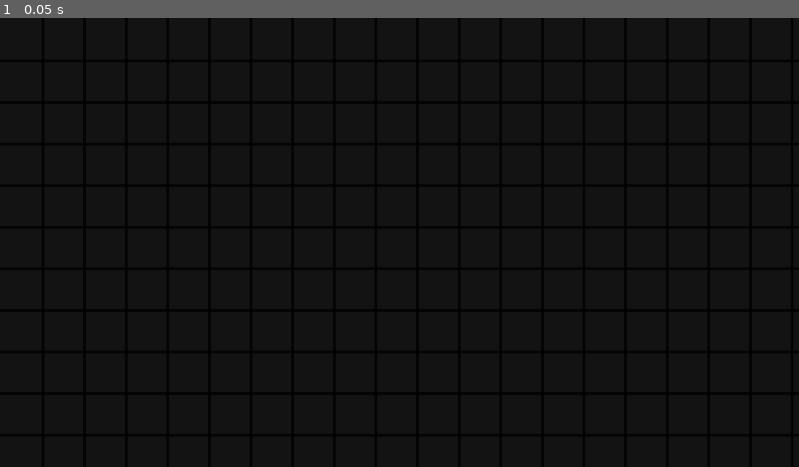
Above: before the commit, frame 1.
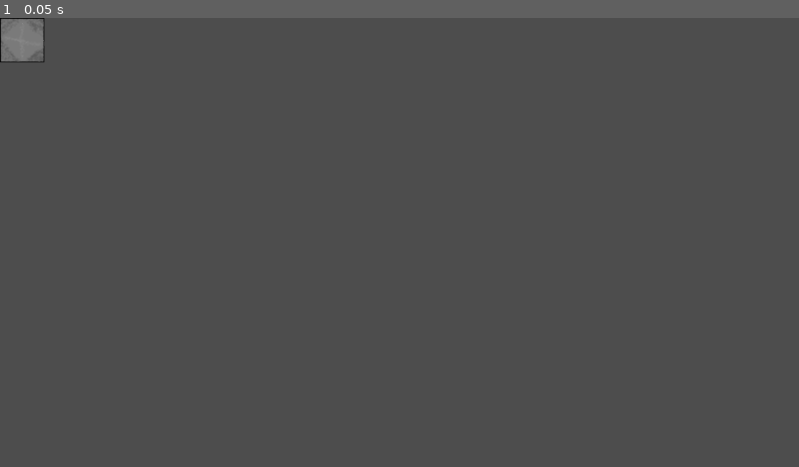
Above: after the commit, the same moment.

Repository: emrysshevek/gameganggame
Game: Godot game, scene res://scenes/grid_manager.tscn
Same seed, same stepped clock (60 frames per second), same inputs: the game is played once before the commit and once after it.
Inputs:
- Up to frame 1 (0.05 s): no input

The runs differ from the first frame. In frame 1, 100% of the frame differs, in the area x 0-100%, y 0-100%.
Error after the commit: Parse Error: Could not find type "player" in the current scope. (res://scenes/tile.gd:37)

Commit message:
basic card manager layout and functionality

Diff:
--- a/cards/card.gd
+++ b/cards/card.gd
@@ -11,6 +11,7 @@
 @export var cost: Dictionary[ValueManager.CreatureValue, int] = {}
 @export var description: String = "Placeholder Description"
 @export var deck: Deck = null
+@export var pile: Pile = null
 var is_faceup: bool = true
 
 @export var _backside: Node
@@ -73,5 +74,5 @@
 
 #region Signal Connections
 func _on_button_pressed() -> void:
-	flip()
+	request_discard.emit()
 #endregion
--- a/cards/card_manager.gd
+++ b/cards/card_manager.gd
@@ -2,7 +2,72 @@
 extends Control
 
 
+#region Properties
 @export var deck: Deck
 @export var draw_pile: Pile
 @export var discard_pile: Pile
 @export var hand_pile: Pile
+@export var player: Player
+
+@export var draw_marker: Control
+@export var hand_marker: Control
+@export var discard_marker: Control
+#endregion
+
+
+#region Built-ins
+func _ready() -> void:
+	draw_pile.area = Rect2(draw_marker.global_position, draw_marker.size)
+	hand_pile.area = Rect2(hand_marker.global_position, hand_marker.size)
+	discard_pile.area = Rect2(discard_marker.global_position, discard_marker.size)
+
+	draw_pile.emptied.connect(_on_draw_pile_emptied)
+	deck.card_added.connect(_on_deck_card_added)
+	for card in deck.cards:
+		card.request_discard.connect(_on_card_requested_discard)
+#endregion
+
+
+#region Public Methods
+func draw(_count:=0) -> void:
+	for i in _count:
+		var card := draw_pile.get_top_card()
+		hand_pile.add_card(card)
+
+
+func discard(_card: Card) -> void:
+	_card.pile.remove_card(_card)
+	discard_pile.add_card(_card)
+
+
+func return_discard() -> void:
+	discard_pile.shuffle()
+	for i in discard_pile.count:
+		var card := discard_pile.get_top_card()
+		draw_pile.add_card(card)
+
+
+func shuffle_draw() -> void:
+	draw_pile.shuffle()
+#endregion
+
+
+#region Signal Connections
+func _on_draw_pile_emptied() -> void:
+	return_discard()
+
+
+func _on_deck_card_added(_card) -> void:
+	draw_pile.add_card(_card, 0, true) # add and shuffle
+
+
+func _on_deck_card_removed(_card) -> void:
+	_card.pile.remove_card(_card)
+
+
+func _on_card_requested_discard(_card) -> void:
+	if _card.pile == hand_pile:
+		discard(_card)
+	if _card.pile == draw_pile:
+		draw()
+#endregion
--- a/cards/card_manager.tscn
+++ b/cards/card_manager.tscn
@@ -1,8 +1,9 @@
 [gd_scene format=3 uid="uid://duhdi243d2mpq"]
 
 [ext_resource type="Script" uid="uid://bfeck0s4jjehn" path="res://cards/card_manager.gd" id="1_de166"]
+[ext_resource type="PackedScene" uid="uid://b7371rgat236l" path="res://cards/Pile.tscn" id="2_vmpa3"]
 
-[node name="CardManager" type="Control" unique_id=810966713]
+[node name="CardManager" type="Control" unique_id=810966713 node_paths=PackedStringArray("draw_pile", "discard_pile", "hand_pile", "draw_marker", "hand_marker", "discard_marker")]
 layout_mode = 3
 anchors_preset = 15
 anchor_right = 1.0
@@ -10,8 +11,14 @@
 grow_horizontal = 2
 grow_vertical = 2
 script = ExtResource("1_de166")
+draw_pile = NodePath("DrawPile")
+discard_pile = NodePath("HandPile")
+hand_pile = NodePath("DiscardPile")
+draw_marker = NodePath("Layout/HBoxContainer/DrawArea/DrawMarker")
+hand_marker = NodePath("Layout/HBoxContainer/HandArea/HandMarker")
+discard_marker = NodePath("Layout/HBoxContainer/DiscardArea/DiscardMarker")
 
-[node name="MarginContainer" type="MarginContainer" parent="." unique_id=109818275]
+[node name="Layout" type="MarginContainer" parent="." unique_id=109818275]
 layout_mode = 1
 anchors_preset = 15
 anchor_right = 1.0
@@ -23,23 +30,23 @@
 theme_override_constants/margin_right = 20
 theme_override_constants/margin_bottom = 20
 
-[node name="HBoxContainer" type="HBoxContainer" parent="MarginContainer" unique_id=1366182083]
+[node name="HBoxContainer" type="HBoxContainer" parent="Layout" unique_id=1366182083]
 layout_mode = 2
 size_flags_vertical = 8
 
-[node name="spacer3" type="Control" parent="MarginContainer/HBoxContainer" unique_id=880297745]
+[node name="spacer3" type="Control" parent="Layout/HBoxContainer" unique_id=880297745]
 layout_mode = 2
 size_flags_horizontal = 3
 size_flags_vertical = 4
 
-[node name="DrawArea" type="ColorRect" parent="MarginContainer/HBoxContainer" unique_id=1331273431]
+[node name="DrawArea" type="ColorRect" parent="Layout/HBoxContainer" unique_id=1331273431]
 custom_minimum_size = Vector2(100, 150)
 layout_mode = 2
 size_flags_horizontal = 4
 size_flags_vertical = 4
 color = Color(0.8352941, 0.13333334, 0.29803923, 1)
 
-[node name="DrawMarker" type="Control" parent="MarginContainer/HBoxContainer/DrawArea" unique_id=96855263]
+[node name="DrawMarker" type="Control" parent="Layout/HBoxContainer/DrawArea" unique_id=96855263]
 layout_mode = 1
 anchors_preset = 8
 anchor_left = 0.5
@@ -49,19 +56,19 @@
 grow_horizontal = 2
 grow_vertical = 2
 
-[node name="spacer4" type="Control" parent="MarginContainer/HBoxContainer" unique_id=921878017]
+[node name="spacer4" type="Control" parent="Layout/HBoxContainer" unique_id=921878017]
 layout_mode = 2
 size_flags_horizontal = 3
 size_flags_vertical = 4
 
-[node name="HandArea" type="ColorRect" parent="MarginContainer/HBoxContainer" unique_id=344322895]
+[node name="HandArea" type="ColorRect" parent="Layout/HBoxContainer" unique_id=344322895]
 custom_minimum_size = Vector2(700, 150)
 layout_mode = 2
 size_flags_horizontal = 4
 size_flags_vertical = 4
 color = Color(0.11764706, 0.6745098, 0.105882354, 1)
 
-[node name="HandMarker" type="Control" parent="MarginContainer/HBoxContainer/HandArea" unique_id=1776404221]
+[node name="HandMarker" type="Control" parent="Layout/HBoxContainer/HandArea" unique_id=1776404221]
 layout_mode = 1
 anchors_preset = 15
 anchor_right = 1.0
@@ -69,19 +76,19 @@
 grow_horizontal = 2
 grow_vertical = 2
 
-[node name="spacer2" type="Control" parent="MarginContainer/HBoxContainer" unique_id=676037695]
+[node name="spacer2" type="Control" parent="Layout/HBoxContainer" unique_id=676037695]
 layout_mode = 2
 size_flags_horizontal = 3
 size_flags_vertical = 4
 
-[node name="DiscardArea" type="ColorRect" parent="MarginContainer/HBoxContainer" unique_id=837107395]
+[node name="DiscardArea" type="ColorRect" parent="Layout/HBoxContainer" unique_id=837107395]
 custom_minimum_size = Vector2(100, 150)
 layout_mode = 2
 size_flags_horizontal = 4
 size_flags_vertical = 4
 color = Color(0.15686275, 0.22352941, 1, 1)
 
-[node name="DiscardMarker" type="Control" parent="MarginContainer/HBoxContainer/DiscardArea" unique_id=1698229132]
+[node name="DiscardMarker" type="Control" parent="Layout/HBoxContainer/DiscardArea" unique_id=1698229132]
 layout_mode = 1
 anchors_preset = 8
 anchor_left = 0.5
@@ -91,7 +98,13 @@
 grow_horizontal = 2
 grow_vertical = 2
 
-[node name="spacer" type="Control" parent="MarginContainer/HBoxContainer" unique_id=1997233733]
+[node name="spacer" type="Control" parent="Layout/HBoxContainer" unique_id=1997233733]
 layout_mode = 2
 size_flags_horizontal = 3
 size_flags_vertical = 4
+
+[node name="DrawPile" parent="." unique_id=1350698498 instance=ExtResource("2_vmpa3")]
+
+[node name="HandPile" parent="." unique_id=1066738121 instance=ExtResource("2_vmpa3")]
+
+[node name="DiscardPile" parent="." unique_id=471589333 instance=ExtResource("2_vmpa3")]
--- a/cards/card_test_scene.gd
+++ b/cards/card_test_scene.gd
@@ -1,6 +1,6 @@
 extends Control
 
-@export var pile: Pile
+@export var card_manager: CardManager
 @export var deck: Deck
 
 var start_pos := Vector2.ZERO
@@ -10,30 +10,27 @@
 var card_scene := preload("res://cards/card.tscn")
 
 func _input(_event: InputEvent) -> void:
-	if Input.is_action_just_pressed("debug_f"):
-		pile.flip()
 	if Input.is_action_just_pressed("debug_up"):
 		var card: Card = card_scene.instantiate()
 		deck.add_card(card)
-		pile.add_card(card)
 	if Input.is_action_just_pressed("debug_v"):
 		deck.toggle_display()
-	if pile.count > 0 and Input.is_action_just_pressed("debug_down"):
-		var card: Card = pile.get_children()[-1]
-		pile.remove_card(card)
+	if deck.count > 0 and Input.is_action_just_pressed("debug_down"):
+		var card: Card = deck.cards[0]
 		deck.remove_card(card)
 		card.queue_free()
 
 
-func _gui_input(event: InputEvent) -> void:
-	if event is InputEventMouseButton:
-		var button_event := event as InputEventMouseButton
-		if button_event.pressed and not mouse_is_pressed:
-			mouse_is_pressed = true
-			start_pos = get_global_mouse_position()
-			print("start: ", start_pos)
-		elif not button_event.pressed and mouse_is_pressed:
-			mouse_is_pressed = false
-			end_pos = get_global_mouse_position()
-			pile.move(start_pos, abs(start_pos - end_pos))
-			print("end: ", end_pos)
+
+
+#func _gui_input(event: InputEvent) -> void:
+	#if event is InputEventMouseButton:
+		#var button_event := event as InputEventMouseButton
+		#if button_event.pressed and not mouse_is_pressed:
+			#mouse_is_pressed = true
+			#start_pos = get_global_mouse_position()
+			#print("start: ", start_pos)
+		#elif not button_event.pressed and mouse_is_pressed:
+			#mouse_is_pressed = false
+			#end_pos = get_global_mouse_position()
+			#print("end: ", end_pos)
--- a/cards/card_test_scene.tscn
+++ b/cards/card_test_scene.tscn
@@ -1,10 +1,10 @@
 [gd_scene format=3 uid="uid://c7y4bhyyqogiw"]
 
-[ext_resource type="PackedScene" uid="uid://b7371rgat236l" path="res://cards/Pile.tscn" id="1_cthd1"]
 [ext_resource type="Script" uid="uid://ykkwkg16lmt0" path="res://cards/card_test_scene.gd" id="1_sv2hw"]
+[ext_resource type="PackedScene" uid="uid://duhdi243d2mpq" path="res://cards/card_manager.tscn" id="2_sv2hw"]
 [ext_resource type="PackedScene" uid="uid://c5egmq5hekfcm" path="res://cards/Deck.tscn" id="3_sv2hw"]
 
-[node name="CardTestScene" type="Control" unique_id=252083493 node_paths=PackedStringArray("pile", "deck")]
+[node name="CardTestScene" type="Control" unique_id=252083493 node_paths=PackedStringArray("deck")]
 layout_mode = 3
 anchors_preset = 15
 anchor_right = 1.0
@@ -12,21 +12,11 @@
 grow_horizontal = 2
 grow_vertical = 2
 script = ExtResource("1_sv2hw")
-pile = NodePath("Pile")
 deck = NodePath("Deck")
 metadata/_edit_lock_ = true
 
-[node name="Pile" parent="." unique_id=614346643 node_paths=PackedStringArray("deck") instance=ExtResource("1_cthd1")]
-visible = false
+[node name="CardManager" parent="." unique_id=810966713 node_paths=PackedStringArray("deck") instance=ExtResource("2_sv2hw")]
+layout_mode = 1
 deck = NodePath("../Deck")
 
-[node name="ColorRect" type="ColorRect" parent="Pile" unique_id=1727720866]
-anchors_preset = 15
-anchor_right = 1.0
-anchor_bottom = 1.0
-grow_horizontal = 2
-grow_vertical = 2
-color = Color(0.654902, 1, 0.65882355, 0.64705884)
-metadata/_edit_lock_ = true
-
 [node name="Deck" parent="." unique_id=1175242253 instance=ExtResource("3_sv2hw")]
--- a/cards/deck.gd
+++ b/cards/deck.gd
@@ -13,7 +13,7 @@
 var count: int:
 	get:
 		return len(cards)
-@export var player = null
+@export var player: Player = null
 
 @export var cards_node: Node2D
 @export var deck_view: CanvasLayer
@@ -34,8 +34,8 @@
 
 func remove_card(_card: Card) -> void:
 	assert(_card in cards)
+	card_removed.emit(_card)
 	cards.erase(_card)
-	card_removed.emit(_card)
 
 
 func toggle_display() -> void:
--- a/cards/pile.gd
+++ b/cards/pile.gd
@@ -6,6 +6,7 @@
 signal shuffled()
 signal card_added(card: Card)
 signal card_removed(card: Card)
+signal emptied()
 #endregion
 
 
@@ -15,7 +16,6 @@
 var count: int:
 	get:
 		return cards.size()
-@export var deck: Deck = null
 @export var is_faceup: bool = true
 
 @onready var ordered_cards: Array[Card] = cards.duplicate()
@@ -29,6 +29,18 @@
 
 
 #region Methods
+func get_top_card() -> Card:
+	var card = cards[0]
+	remove_card(cards[0])
+	return card
+
+
+func get_bottom_card() -> Card:
+	var card = cards[-1]
+	remove_card(card)
+	return card
+
+
 func shuffle() -> void:
 	ordered_cards.shuffle()
 	shuffled.emit()
@@ -41,7 +53,7 @@
 			card.flip()
 
 
-func add_card(_card: Card, _position:int=-1) -> void:
+func add_card(_card: Card, _position:int=-1, _shuffle=false) -> void:
 	# cards are added to bottom of pile by default
 	# to insert to a specific index, set value of position
 	assert(_card not in cards)
@@ -49,11 +61,18 @@
 		_position = 0
 	cards.append(_card)
 	ordered_cards.insert(_position, _card)
+
 	if _card.get_parent() == null:
 		add_child(_card)
 	else:
 		_card.reparent(self)
+	_card.pile = self
+
+	if _shuffle:
+		shuffle()
+
 	_reposition()
+
 	card_added.emit(_card)
 
 
@@ -63,7 +82,10 @@
 	cards.erase(_card)
 	ordered_cards.erase(_card)
 	_reposition()
+	_card.pile = null
 	card_removed.emit()
+	if count == 0:
+		emptied.emit()
 
 
 func move(_global_position: Vector2, _size: Vector2) -> void:
@@ -89,8 +111,8 @@
 		spacing.y -= 2
 
 	var curr_pos := area.position + area_offset - card_offset
-	for i in len(cards):
-		var card := cards[i]
+	for i in len(ordered_cards):
+		var card := ordered_cards[i]
 		curr_pos += spacing
 		card._description_label.text = str(i)
 		card.global_position = curr_pos
--- a/entities/player.gd
+++ b/entities/player.gd
@@ -1,4 +1,4 @@
-class_name player extends Node2D
+class_name Player extends Node2D
 
 #region signals
 signal health_changed(which_player, old_value, new_value)
